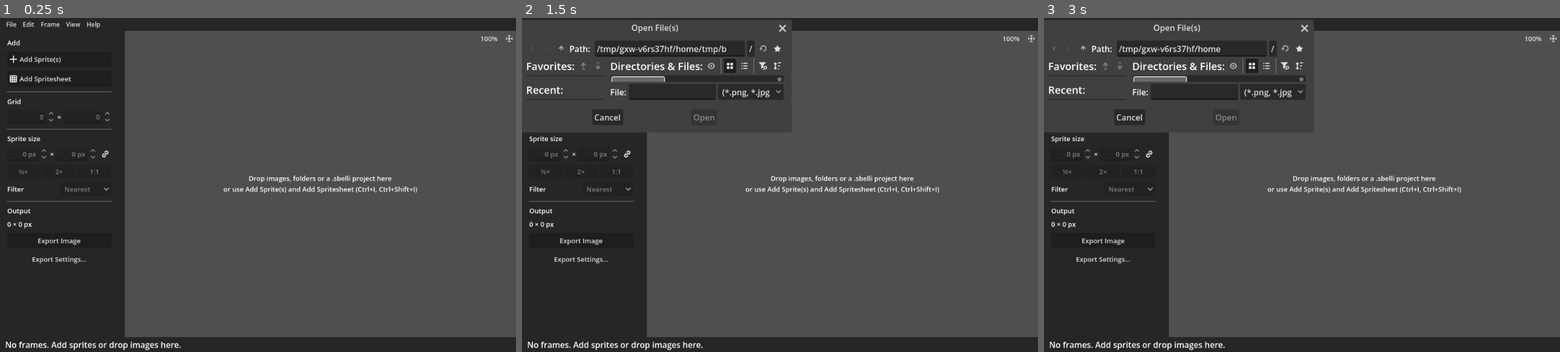
Above: before the commit, frames 1-3 (left to right).
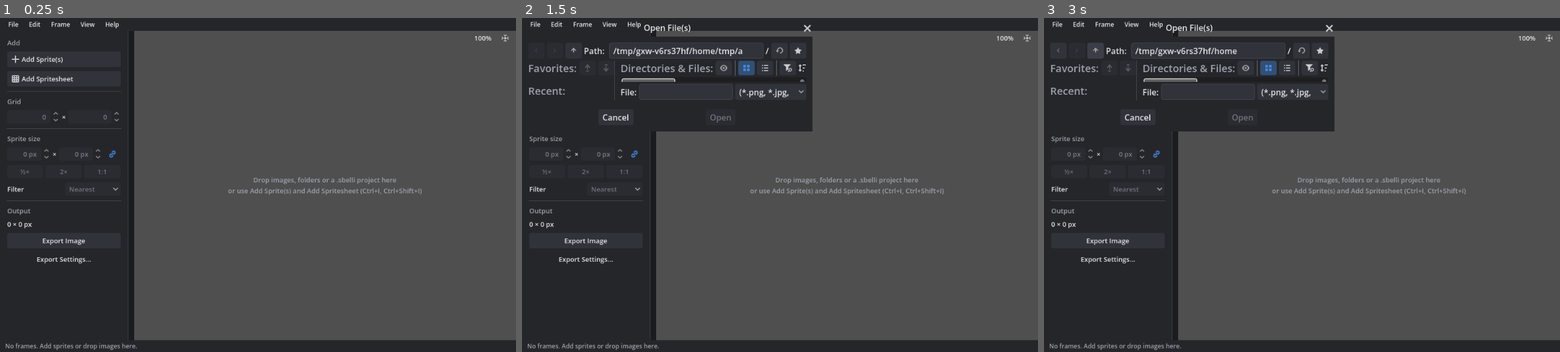
Above: after the commit, the same moments.

Repository: caleb-tognoli/spritesheetbelli
Game: Godot game, scene res://ui/main/main.tscn
Same seed, same stepped clock (60 frames per second), same inputs: the game is played once before the commit and once after it.
Inputs (mouse positions are in pixels of both pictures, inside the frame that each line leads up to; where the layout moved, square brackets give the same spot in the first picture):
- Up to frame 1 (0.25 s): no input
- Up to frame 2 (1.5 s): click (1027, 38) [1032, 38] at 0.5 s; click "Add Sprite(s)" at 1.25 s
- Up to frame 3 (3 s): click (1095, 51) [1085, 48] at 2 s; click (1095, 51) [1085, 48] at 2.75 s

The runs differ from the first frame. In frame 1, 7.0% of the frame differs, in the area x 1-100%, y 0-100%; in frame 2, 17%, in the area x 0-100%, y 0-100%; in frame 3, 17%.

Commit message:
Add a light theme and an accent colour
The interface theme is now built in code from a dark or light palette
and an accent colour, both chosen in Settings > Interface. The accent
colours the selection, focus outlines, toggles and messages. Icons are
tinted by the theme so they stay visible on light backgrounds.

The theme fills the project theme, so dialogs whose parents are plain
nodes use it too. Removes the old main, dialog and top-row themes.

Diff:
--- a/project.godot
+++ b/project.godot
@@ -48,7 +48,7 @@
 
 [gui]
 
-theme/custom="res://resources/themes/main_theme.tres"
+theme/custom="res://resources/themes/app_theme.tres"
 
 [input]
 
--- /dev/null
+++ b/resources/themes/app_theme.tres
@@ -0,0 +1,3 @@
+[gd_resource type="Theme" format=3]
+
+[resource]
--- a/resources/themes/dialog_theme.tres
+++ /dev/null
@@ -1,3 +0,0 @@
-[gd_resource type="Theme" format=3 uid="uid://byp010118e18q"]
-
-[resource]
--- a/resources/themes/main_theme.tres
+++ /dev/null
@@ -1,8 +0,0 @@
-[gd_resource type="Theme" load_steps=2 format=3 uid="uid://b3ifhjmt3jxbu"]
-
-[sub_resource type="StyleBoxFlat" id="StyleBoxFlat_5vnqv"]
-bg_color = Color(0.14902, 0.14902, 0.14902, 1)
-
-[resource]
-Panel/styles/panel = SubResource("StyleBoxFlat_5vnqv")
-PanelContainer/styles/panel = SubResource("StyleBoxFlat_5vnqv")
--- a/resources/themes/top_row_theme.tres
+++ /dev/null
@@ -1,4 +0,0 @@
-[gd_resource type="Theme" format=3 uid="uid://boqntmvqibtxh"]
-
-[resource]
-default_font_size = 14
--- a/scripts/autoloaded/global.gd
+++ b/scripts/autoloaded/global.gd
@@ -22,8 +22,23 @@
 		func(key: StringName) -> void:
 			if key == &"ui_scale":
 				apply_ui_scale()
+			elif key in [&"theme", &"accent_color"]:
+				apply_theme()
 	)
 	apply_ui_scale()
+	apply_theme()
+
+
+## Fills the project theme (an empty resource in project.godot) with the generated one,
+## so every control and window uses it, whatever its parents are
+func apply_theme() -> void:
+	var light: bool = Settings.get_value(&"theme") == "light"
+	var project_theme := ThemeDB.get_project_theme()
+	if project_theme == null:
+		return
+	project_theme.clear()
+	project_theme.merge_with(AppTheme.build(light, Settings.get_value(&"accent_color")))
+	get_tree().root.propagate_notification(Control.NOTIFICATION_THEME_CHANGED)
 
 
 ## Scales the whole interface; "Automatic" follows the screen's scale
--- a/scripts/autoloaded/settings.gd
+++ b/scripts/autoloaded/settings.gd
@@ -25,6 +25,8 @@
 	&"jpg_quality": 0.9,
 	&"jpg_background": Color.WHITE,
 	# Interface
+	&"theme": "dark",
+	&"accent_color": AppTheme.DEFAULT_ACCENT,
 	&"ui_scale": 0.0,
 	&"confirm_grid_shrink": true,
 	&"restore_session": false,
--- /dev/null
+++ b/scripts/ui/app_theme.gd
@@ -0,0 +1,170 @@
+class_name AppTheme
+## Builds the interface theme from a light or dark palette and an accent colour.
+## Icons are light grey SVGs, tinted through the icon colours so they work on both.
+
+const DEFAULT_ACCENT := Color("4c9cff")
+
+
+class Palette:
+	var background: Color  ## Window background
+	var surface: Color  ## Sidebar, menu and status bar
+	var raised: Color  ## Buttons and fields
+	var hover: Color
+	var border: Color
+	var text: Color
+	var text_muted: Color
+	var accent: Color
+
+
+static func palette(light: bool, accent: Color) -> Palette:
+	var p := Palette.new()
+	p.accent = accent
+	if light:
+		p.background = Color("e9eaee")
+		p.surface = Color("f6f7f9")
+		p.raised = Color("ffffff")
+		p.hover = Color("e2e5eb")
+		p.border = Color("c9cdd6")
+		p.text = Color("1f2329")
+		p.text_muted = Color("5d6470")
+	else:
+		p.background = Color("1b1c1f")
+		p.surface = Color("25262a")
+		p.raised = Color("31333a")
+		p.hover = Color("3b3e46")
+		p.border = Color("454852")
+		p.text = Color("e6e7ea")
+		p.text_muted = Color("9da2ad")
+	return p
+
+
+static func build(light: bool, accent := DEFAULT_ACCENT) -> Theme:
+	var p := palette(light, accent)
+	var theme := Theme.new()
+
+	var panel := _box(p.background)
+	theme.set_stylebox("panel", "Panel", panel)
+	theme.set_stylebox("panel", "PanelContainer", _box(p.surface))
+	for variation: StringName in [&"SidebarPanel", &"MenuPanel", &"StatusBar"]:
+		theme.set_type_variation(variation, "PanelContainer")
+		theme.set_stylebox("panel", variation, _box(p.surface))
+	var toast := _box(Color(p.accent, 0.95), 6, Vector4(12, 8, 12, 8))
+	theme.set_type_variation(&"Toast", "PanelContainer")
+	theme.set_stylebox("panel", &"Toast", toast)
+	theme.set_type_variation(&"StatusLabel", "Label")
+	theme.set_font_size("font_size", &"StatusLabel", 12)
+	theme.set_color("font_color", &"StatusLabel", p.text_muted)
+	theme.set_type_variation(&"EmptyHint", "Label")
+	theme.set_font_size("font_size", &"EmptyHint", 15)
+	theme.set_color("font_color", &"EmptyHint", p.text_muted)
+	theme.set_color("font_color", &"HeaderSmall", p.text_muted)
+	theme.set_color("font_color", "Label", p.text)
+
+	# Buttons and everything drawn like them
+	var normal := _box(p.raised, 4, Vector4(8, 4, 8, 4))
+	var hover := _box(p.hover, 4, Vector4(8, 4, 8, 4))
+	var pressed := _box(Color(p.accent, 0.35), 4, Vector4(8, 4, 8, 4))
+	var disabled := _box(Color(p.raised, 0.5), 4, Vector4(8, 4, 8, 4))
+	var focus := _box(Color.TRANSPARENT, 4, Vector4.ZERO, p.accent, 1)
+	var flat := StyleBoxEmpty.new()
+	for type: StringName in [
+		&"Button", &"MenuButton", &"OptionButton", &"CheckBox", &"CheckButton"
+	]:
+		var is_flat := type in [&"MenuButton", &"CheckBox", &"CheckButton"]
+		theme.set_stylebox("normal", type, flat if is_flat else normal)
+		theme.set_stylebox("hover", type, hover)
+		theme.set_stylebox("pressed", type, pressed)
+		theme.set_stylebox("hover_pressed", type, pressed)
+		theme.set_stylebox("disabled", type, flat if is_flat else disabled)
+		theme.set_stylebox("focus", type, focus)
+		theme.set_color("font_color", type, p.text)
+		theme.set_color("font_hover_color", type, p.text)
+		theme.set_color("font_focus_color", type, p.text)
+		theme.set_color("font_pressed_color", type, p.text)
+		theme.set_color("font_hover_pressed_color", type, p.text)
+		theme.set_color("font_disabled_color", type, Color(p.text_muted, 0.6))
+		theme.set_color("icon_normal_color", type, p.text)
+		theme.set_color("icon_hover_color", type, p.text)
+		theme.set_color("icon_focus_color", type, p.text)
+		theme.set_color("icon_pressed_color", type, p.accent)
+		theme.set_color("icon_hover_pressed_color", type, p.accent)
+		theme.set_color("icon_disabled_color", type, Color(p.text_muted, 0.5))
+	# Toggle buttons in the sidebar stay subtle when on
+	theme.set_stylebox("pressed", "CheckBox", flat)
+	theme.set_stylebox("hover_pressed", "CheckBox", hover)
+	theme.set_stylebox("pressed", "CheckButton", flat)
+	theme.set_stylebox("hover_pressed", "CheckButton", hover)
+	theme.set_color("font_pressed_color", "CheckBox", p.text)
+	theme.set_color("font_pressed_color", "CheckButton", p.text)
+	theme.set_color("checkbox_checked_color", "CheckBox", p.accent)
+	theme.set_color("checkbox_unchecked_color", "CheckBox", p.text_muted)
+	theme.set_color("button_checked_color", "CheckButton", p.accent)
+	theme.set_color("button_unchecked_color", "CheckButton", p.text_muted)
+
+	# Text fields and spin boxes
+	var field := _box(p.raised, 4, Vector4(8, 4, 8, 4), p.border, 1)
+	var field_focus := _box(p.raised, 4, Vector4(8, 4, 8, 4), p.accent, 1)
+	theme.set_stylebox("normal", "LineEdit", field)
+	theme.set_stylebox("focus", "LineEdit", field_focus)
+	theme.set_stylebox("read_only", "LineEdit", _box(Color(p.raised, 0.5), 4, Vector4(8, 4, 8, 4)))
+	theme.set_color("font_color", "LineEdit", p.text)
+	theme.set_color("font_uneditable_color", "LineEdit", Color(p.text_muted, 0.7))
+	theme.set_color("font_placeholder_color", "LineEdit", Color(p.text_muted, 0.7))
+	theme.set_color("caret_color", "LineEdit", p.text)
+	theme.set_color("selection_color", "LineEdit", Color(p.accent, 0.35))
+	for color: StringName in [&"up_icon_modulate", &"down_icon_modulate"]:
+		theme.set_color(color, "SpinBox", p.text)
+	for color: StringName in [&"up_hover_icon_modulate", &"down_hover_icon_modulate"]:
+		theme.set_color(color, "SpinBox", p.accent)
+
+	# Menus, popups and dialogs
+	theme.set_color("font_color", "MenuBar", p.text)
+	theme.set_color("font_hover_color", "MenuBar", p.text)
+	var menu_item := _box(Color.TRANSPARENT, 4, Vector4(8, 4, 8, 4))
+	theme.set_stylebox("normal", "MenuBar", menu_item)
+	theme.set_stylebox("hover", "MenuBar", _box(p.hover, 4, Vector4(8, 4, 8, 4)))
+	theme.set_stylebox("pressed", "MenuBar", _box(p.hover, 4, Vector4(8, 4, 8, 4)))
+	var popup := _box(p.surface, 6, Vector4(4, 4, 4, 4), p.border, 1)
+	theme.set_stylebox("panel", "PopupMenu", popup)
+	theme.set_stylebox("hover", "PopupMenu", _box(Color(p.accent, 0.3), 4))
+	theme.set_color("font_color", "PopupMenu", p.text)
+	theme.set_color("font_hover_color", "PopupMenu", p.text)
+	theme.set_color("font_disabled_color", "PopupMenu", Color(p.text_muted, 0.6))
+	theme.set_color("font_accelerator_color", "PopupMenu", p.text_muted)
+	theme.set_color("font_separator_color", "PopupMenu", p.text_muted)
+	theme.set_stylebox("panel", "TooltipPanel", _box(p.raised, 4, Vector4(8, 6, 8, 6), p.border, 1))
+	theme.set_color("font_color", "TooltipLabel", p.text)
+	theme.set_stylebox("panel", "AcceptDialog", _box(p.surface, 0, Vector4(12, 12, 12, 12)))
+	theme.set_stylebox(
+		"embedded_border", "Window", _box(p.surface, 6, Vector4(8, 32, 8, 8), p.border, 1)
+	)
+	theme.set_color("title_color", "Window", p.text)
+	var separator := StyleBoxLine.new()
+	separator.color = p.border
+	theme.set_stylebox("separator", "HSeparator", separator)
+	var split := StyleBoxLine.new()
+	split.color = p.border
+	split.vertical = true
+	theme.set_stylebox("split_bar_background", "HSplitContainer", split)
+	theme.set_color("font_color", "ItemList", p.text)
+	return theme
+
+
+static func _box(
+	color: Color,
+	radius := 0,
+	margins := Vector4.ZERO,
+	border_color := Color.TRANSPARENT,
+	border := 0,
+) -> StyleBoxFlat:
+	var box := StyleBoxFlat.new()
+	box.bg_color = color
+	box.set_corner_radius_all(radius)
+	box.content_margin_left = margins.x
+	box.content_margin_top = margins.y
+	box.content_margin_right = margins.z
+	box.content_margin_bottom = margins.w
+	if border > 0:
+		box.border_color = border_color
+		box.set_border_width_all(border)
+	return box
--- a/ui/add_spritesheet/add_spritesheet_window.tscn
+++ b/ui/add_spritesheet/add_spritesheet_window.tscn
@@ -1,12 +1,8 @@
 [gd_scene load_steps=9 format=3 uid="uid://d2j21cyiaw56v"]
 
 [ext_resource type="Script" path="res://ui/add_spritesheet/add_spritesheet_window.gd" id="1_03ua1"]
-[ext_resource type="Theme" uid="uid://b3ifhjmt3jxbu" path="res://resources/themes/main_theme.tres" id="1_6ilyc"]
 [ext_resource type="PackedScene" uid="uid://dr85rkajtgbvy" path="res://ui/spritesheet_preview/preview_area.tscn" id="1_625nm"]
 [ext_resource type="Theme" uid="uid://djdxrtim7a6av" path="res://resources/themes/left_bar_theme.tres" id="3_6ejyu"]
-
-[sub_resource type="StyleBoxFlat" id="StyleBoxFlat_8faui"]
-bg_color = Color(0, 0, 0, 1)
 
 [node name="AddSpritesheetWindow" type="Window"]
 title = "Add Spritesheet"
@@ -17,7 +13,6 @@
 exclusive = true
 popup_window = true
 force_native = true
-theme = ExtResource("1_6ilyc")
 script = ExtResource("1_03ua1")
 
 [node name="BG" type="Panel" parent="."]
@@ -26,7 +21,6 @@
 anchor_bottom = 1.0
 grow_horizontal = 2
 grow_vertical = 2
-theme_override_styles/panel = SubResource("StyleBoxFlat_8faui")
 
 [node name="VBoxContainer" type="VBoxContainer" parent="."]
 anchors_preset = 15
--- a/ui/main/main.tscn
+++ b/ui/main/main.tscn
@@ -1,6 +1,5 @@
 [gd_scene format=3 uid="uid://byoh7fhk7x54x"]
 
-[ext_resource type="Theme" uid="uid://b3ifhjmt3jxbu" path="res://resources/themes/main_theme.tres" id="1_cqlxd"]
 [ext_resource type="Script" path="res://ui/main/main_ui.gd" id="1_o3sot"]
 [ext_resource type="Theme" uid="uid://djdxrtim7a6av" path="res://resources/themes/left_bar_theme.tres" id="5_itfh2"]
 [ext_resource type="PackedScene" uid="uid://d2j21cyiaw56v" path="res://ui/add_spritesheet/add_spritesheet_window.tscn" id="5_waa3t"]
@@ -19,7 +18,6 @@
 anchor_bottom = 1.0
 grow_horizontal = 2
 grow_vertical = 2
-theme = ExtResource("1_cqlxd")
 script = ExtResource("1_o3sot")
 
 [node name="AddSpritesheetWindow" parent="." instance=ExtResource("5_waa3t")]
--- a/ui/settings/settings_window.gd
+++ b/ui/settings/settings_window.gd
@@ -30,6 +30,8 @@
 	[&"jpg_quality", "JPG quality", "spin", [0.1, 1.0, 0.05, ""]],
 	[&"jpg_background", "JPG background (replaces transparency)", "color"],
 	"Interface",
+	[&"theme", "Theme", "option", ["Dark", "Light"], ["dark", "light"]],
+	[&"accent_color", "Accent colour", "color"],
 	[
 		&"ui_scale",
 		"Interface scale",
--- a/ui/spritesheet_preview/center_view.gd
+++ b/ui/spritesheet_preview/center_view.gd
@@ -1,4 +1,4 @@
-extends TextureButton
+extends Button
 
 @export var preview: SpritesheetPreview
 
--- a/ui/spritesheet_preview/preview_area.tscn
+++ b/ui/spritesheet_preview/preview_area.tscn
@@ -107,9 +107,9 @@
 tooltip_text = "Zoom"
 text = "100%"
 
-[node name="CenterView" type="TextureButton" parent="MarginContainer/CameraOptions" node_paths=PackedStringArray("preview")]
+[node name="CenterView" type="Button" parent="MarginContainer/CameraOptions" node_paths=PackedStringArray("preview")]
 layout_mode = 2
-texture_normal = ExtResource("4_eb4du")
-stretch_mode = 3
+icon = ExtResource("4_eb4du")
+flat = true
 script = ExtResource("5_p2elb")
 preview = NodePath("../../../PreviewContainer/SubViewport/SpritesheetPreview")
--- a/ui/spritesheet_preview/spritesheet_preview.gd
+++ b/ui/spritesheet_preview/spritesheet_preview.gd
@@ -22,7 +22,6 @@
 ## The user double-clicked left of a row to name it
 signal row_name_requested(row: int)
 
-const SELECTION_COLOR := Color(0.2, 0.55, 0.95)
 const LOCKED_COLOR := Color(0.85, 0.85, 0.85, 0.8)
 const HOVER_COLOR := Color(1, 1, 1, 0.08)
 const CHECKER_COLORS: Array[Color] = [Color(0.36, 0.36, 0.36), Color(0.42, 0.42, 0.42)]
@@ -48,6 +47,7 @@
 var checker_size := 8
 var zoom_speed := 0.2
 var index_start := 0
+var selection_color := AppTheme.DEFAULT_ACCENT
 
 var spritesheet: Spritesheet = Spritesheet.new():
 	set = set_spritesheet
@@ -87,6 +87,7 @@
 	checker_size = Settings.get_value(&"checker_size")
 	zoom_speed = Settings.get_value(&"zoom_speed")
 	index_start = Settings.get_value(&"index_start")
+	selection_color = Settings.get_value(&"accent_color")
 	queue_redraw()
 
 
@@ -467,8 +468,8 @@
 	_draw_row_names(cell_size)
 	if _drag == Drag.BOX:
 		var box := _box_rect()
-		draw_rect(box, Color(SELECTION_COLOR, 0.15))
-		draw_rect(box, SELECTION_COLOR, false, pixel)
+		draw_rect(box, Color(selection_color, 0.15))
+		draw_rect(box, selection_color, false, pixel)
 
 
 func _draw_frame(coord: Vector2i, rect: Rect2, modulate_color := Color.WHITE) -> void:
@@ -511,15 +512,15 @@
 func _draw_selection(pixel: float) -> void:
 	for coord in _selected:
 		var rect := cell_rect(coord)
-		draw_rect(rect, Color(SELECTION_COLOR, 0.25))
-		draw_rect(rect.grow(-pixel), SELECTION_COLOR, false, pixel * 2)
+		draw_rect(rect, Color(selection_color, 0.25))
+		draw_rect(rect.grow(-pixel), selection_color, false, pixel * 2)
 
 	# Ghosts of the frames being moved, where they would land
 	if _drag == Drag.MOVE and _move_offset != Vector2i.ZERO:
 		for coord in _selected:
 			var target := cell_rect(coord + _move_offset)
 			_draw_frame(coord, target, Color(1, 1, 1, 0.6))
-			draw_rect(target.grow(-pixel), SELECTION_COLOR, false, pixel * 2)
+			draw_rect(target.grow(-pixel), selection_color, false, pixel * 2)
 
 
 func _draw_indices(visible_rect: Rect2) -> void:
Not shown, added: scripts/ui/app_theme.gd.uid
